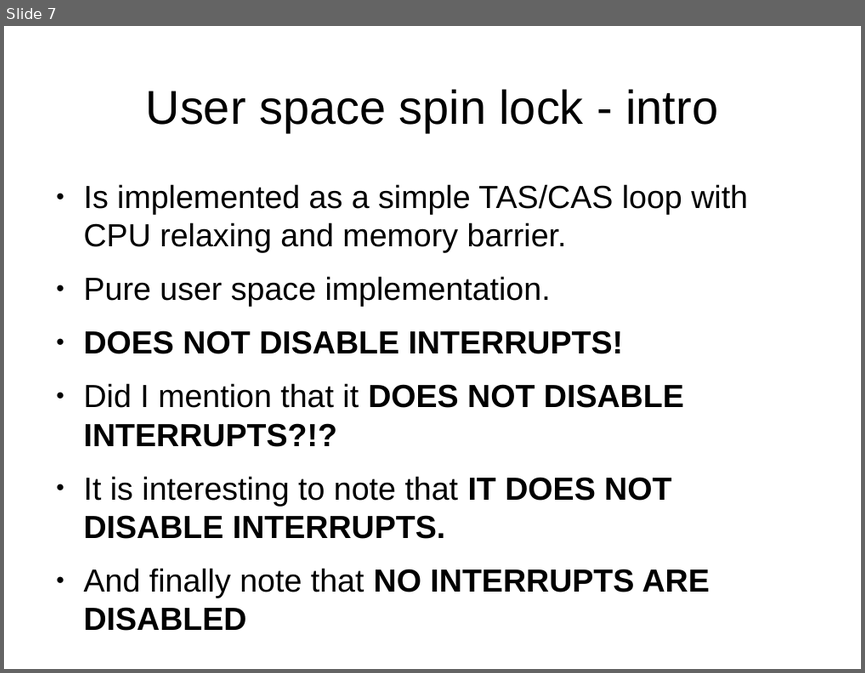
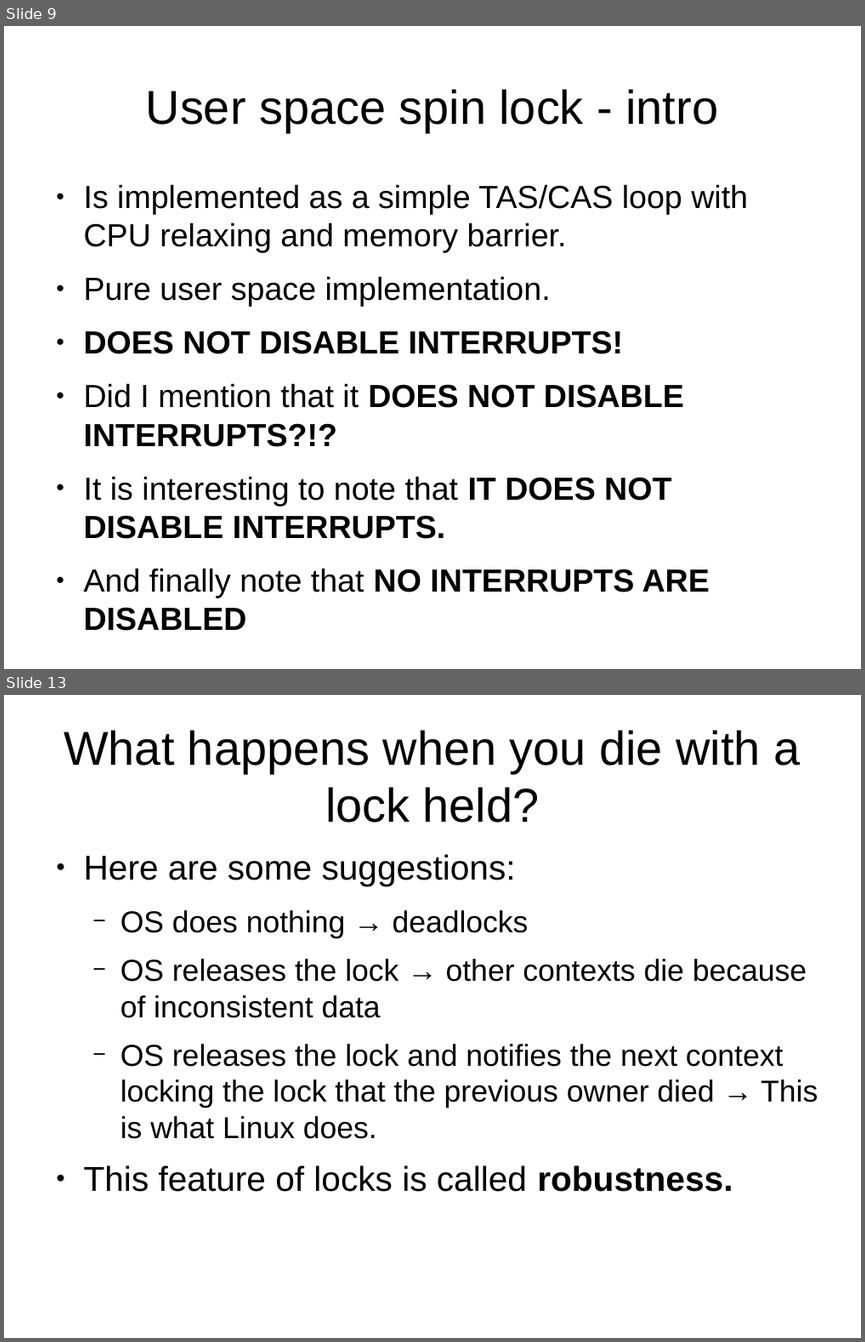
Before and after one commit to kalmuthu/slides, a slide deck: odp/linux/locking.odp. Shown one above the other, each under a label of ours: slide 7 before the commit, slides 9 and 13 after it; the slides between them are not shown. The pictures are 865x673 and 865x1342 pixels, drawn with LibreOffice and Linux fonts; fonts in the diff are those of the drawing. Boxes give left, top, right and bottom in pixels: in the first picture for what was removed or moved away, otherwise in the second. Text is boxed around its words. In the diff, an @@ line names an element or a change of style, - is before the commit and + after.

Commit message:
new version of locking

```diff
--- a/odp/linux/locking.odp
+++ b/odp/linux/locking.odp
@@ slide 13 added at box(4, 695, 861, 1338), background #FFFFFF @@
@@ title added at box(64, 730, 800, 823), 44 pt, text #000000 @@
+What happens when you die with a lock held?
@@ text added at box(84, 854, 817, 1191), 28 pt, text #000000 @@
+● Here are some suggestions:
+  − OS does nothing → deadlocks
+  − OS releases the lock → other contexts die because of inconsistent data
+  − OS releases the lock and notifies the next context locking the lock that the previous owner died → This is what Linux does.
+● This feature of locks is called robustness.
@@ what was slide 7 is now slide 9 @@
```
Also in this commit, not shown: 7 slides changed, 16 other slides added.
